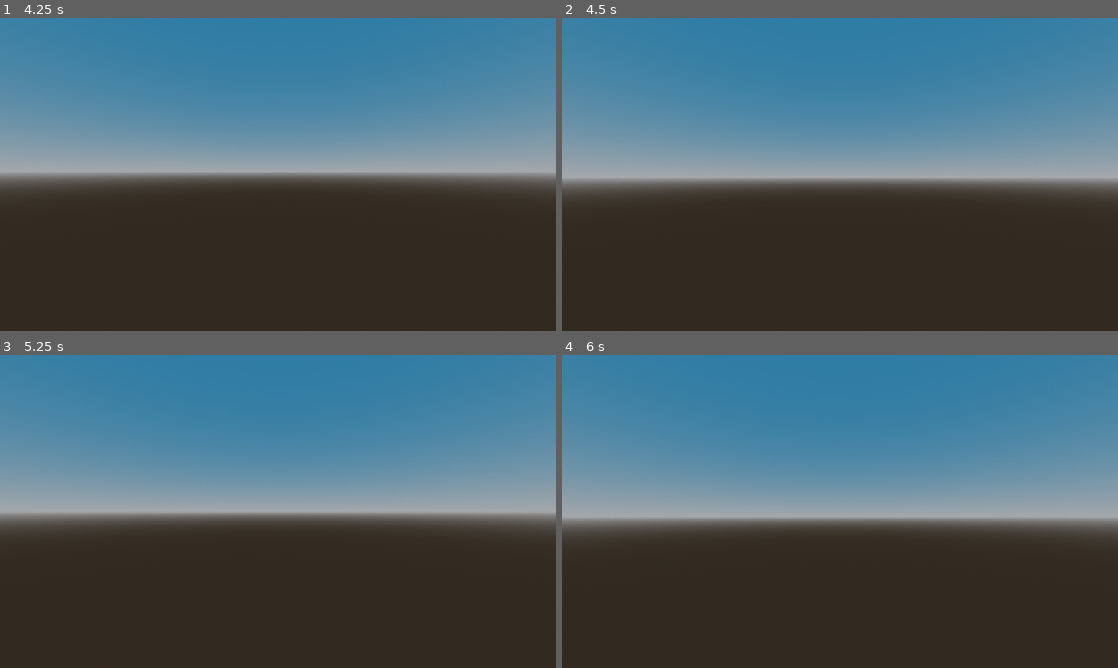
Above: before the commit, frames 1-4 (two rows, left to right).
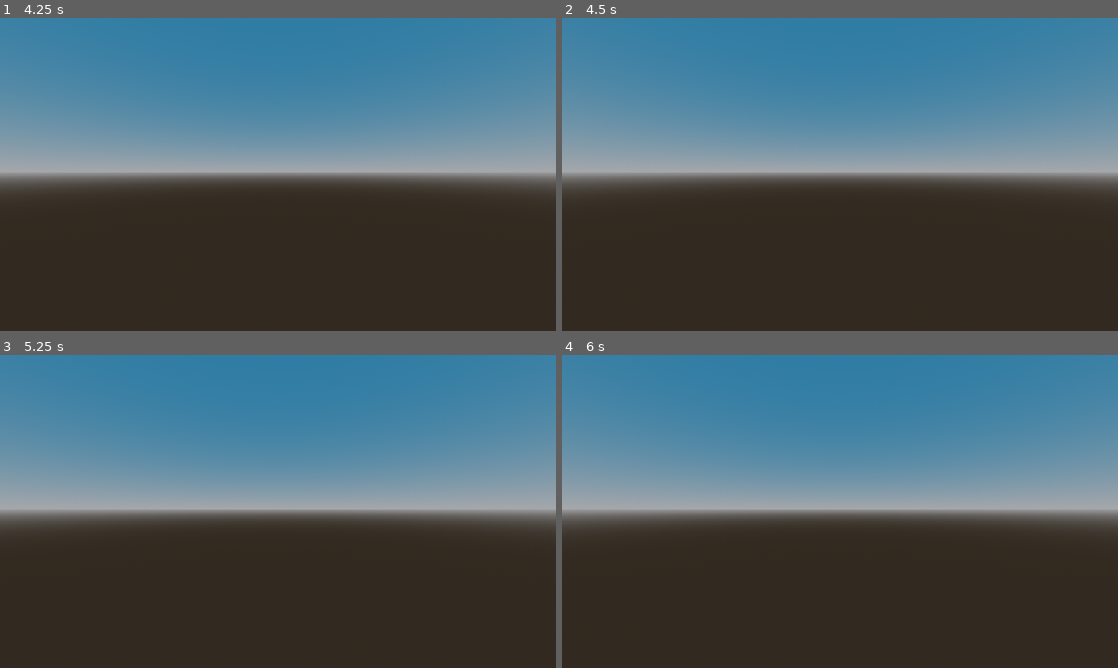
Above: after the commit, the same moments.

Repository: Ciph3rzer0/brackeys-2026.2-trust-no-one
Game: Godot game, scene res://scenes/city.tscn
Two runs of this game, one before a commit and one after it. Both use one fixed random seed, a clock stepped at 60 frames per second and the inputs below.
Inputs (mouse positions are in pixels of both pictures, inside the frame that each line leads up to):
- Up to frame 1 (4.25 s): move the mouse to (305, 174) at 0.52 s; hold Ctrl 0.53-1.28 s; hold W from 0.53 s (still down); click (305, 174) at 0.67 s; tap Space at 0.77, 1.52, 3.02, 3.77 s; move the mouse to (250, 174) at 1.27 s; tap Shift at 1.35, 2.85 s; click (250, 174) at 1.42 s; move the mouse to (289, 168) at 2.02 s; hold Ctrl 2.03-2.78 s; click (289, 168) at 2.17 s; move the mouse to (272, 180) at 2.77 s; click (272, 180) at 2.92 s; tap Enter at 3.5 s; move the mouse to (316, 177) at 3.52 s; hold Ctrl from 3.53 s (still down); click (316, 177) at 3.67 s; tap Escape (ui_cancel) at 4.15 s
- Up to frame 2 (4.5 s): keep holding W; tap Space at 4.25 s; move the mouse to (795, 171) at 4.27 s; release Ctrl at 4.28 s; tap Shift at 4.35 s; click (795, 171) at 4.42 s
- Up to frame 3 (5.25 s): keep holding W; tap Space at 4.52 s; tap Enter at 5 s; move the mouse to (283, 511) at 5.02 s; hold Ctrl from 5.03 s (still down); click (283, 511) at 5.17 s
- Up to frame 4 (6 s): tap Space at 5.75 s; move the mouse to (817, 505) at 5.77 s; release W at 5.78 s; release Ctrl at 5.78 s; hold D from 5.78 s (still down); tap Shift at 5.85 s; click (817, 505) at 5.92 s

Frame 1 is identical in both runs. In frame 2, 4.2% of the frame differs, in the area x 0-100%, y 49-54%; in frame 3, 1.7%; in frame 4, 5.5%, in the area x 0-100%, y 49-56%.

Commit message:
feat: escape to free mouse, hold to quit

Diff:
--- a/project.godot
+++ b/project.godot
@@ -29,6 +29,14 @@
 
 theme/custom="uid://brneh6lnfaibv"
 
+[input]
+
+ui_exit_game={
+"deadzone": 0.2,
+"events": [Object(InputEventKey,"resource_local_to_scene":false,"resource_name":"","device":16,"window_id":0,"alt_pressed":false,"shift_pressed":false,"ctrl_pressed":false,"meta_pressed":false,"pressed":false,"keycode":0,"physical_keycode":4194305,"key_label":0,"unicode":0,"location":0,"echo":false,"script":null)
+]
+}
+
 [layer_names]
 
 3d_render/layer_16="Camera Grid"
--- a/scenes/city.tscn
+++ b/scenes/city.tscn
@@ -71,8 +71,8 @@
 metadata/_edit_lock_ = true
 metadata/_edit_group_ = true
 
-[node name="ComputerScreen" parent="Office" index="7" unique_id=1918808711]
-surface_material_override/0 = SubResource("StandardMaterial3D_g2els")
+[node name="ComputerScreen" parent="Office" index="6" unique_id=1918808711]
+surface_material_override/0 = SubResource("StandardMaterial3D_q8eg3")
 
 [node name="roadside props" type="Node3D" parent="." unique_id=695615125]
 transform = Transform3D(1, 0, 0, 0, 1, 0, 0, 0, 1, -1.2601624, 35.22836, -55.920532)
--- a/scripts/player.gd
+++ b/scripts/player.gd
@@ -15,17 +15,37 @@
 
 var distance = 0
 var footstep_distance = 2.1
+var is_mouse_free := false
 
 
 func _ready() -> void:
 	Input.set_mouse_mode(Input.MOUSE_MODE_CAPTURED)
 
+func toggle_mouse():
+	is_mouse_free = !is_mouse_free
+	if is_mouse_free:
+		Input.set_mouse_mode(Input.MOUSE_MODE_VISIBLE)
+	else:
+		Input.set_mouse_mode(Input.MOUSE_MODE_CAPTURED)
 
 func _input(event: InputEvent) -> void:
+	if event.is_action_pressed("ui_cancel"):
+			toggle_mouse()
+
+	if is_mouse_free: return
 	if event is InputEventMouseMotion:
 		rotation_degrees.y -= event.relative.x / 10
 		cam.rotation_degrees.x -= event.relative.y / 10
 		cam.rotation_degrees.x = clamp(cam.rotation_degrees.x, -90, 90)
+
+var exit_button_held_timer := 0.0
+func _process(delta: float) -> void:
+	if Input.is_action_pressed("ui_exit_game"):
+		exit_button_held_timer += delta
+		if (exit_button_held_timer) > 0.5:
+			get_tree().quit()
+	else:
+		exit_button_held_timer = 0
 
 func _physics_process(delta: float) -> void:
 	if not is_on_floor():
Not shown: 1 places in scenes/city.tscn that only renumber resources
